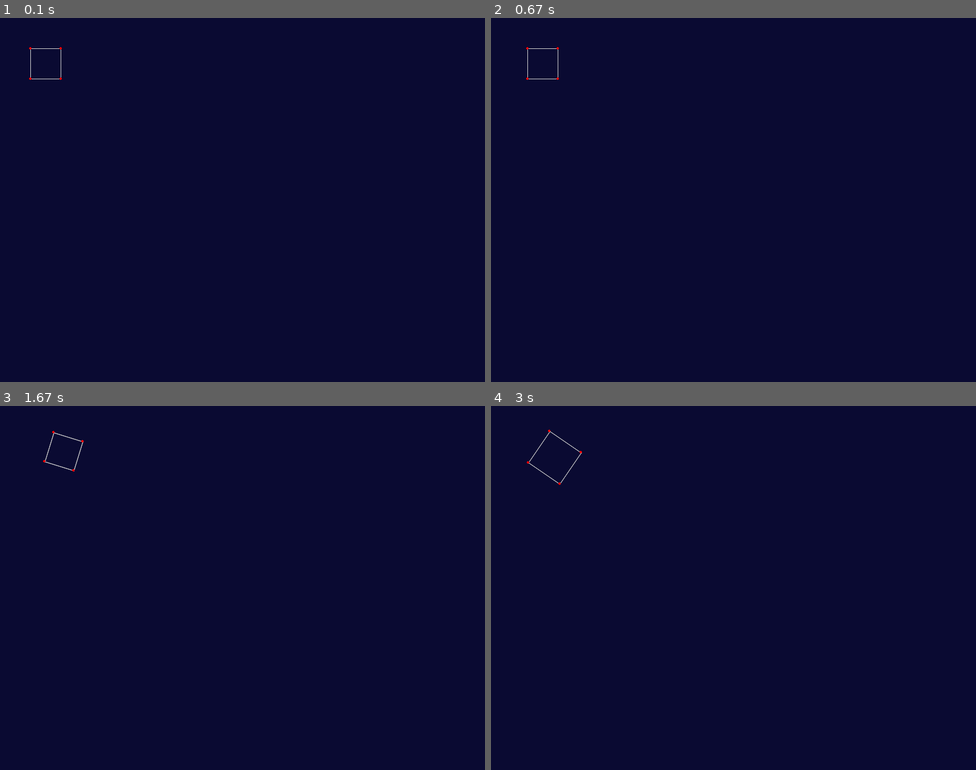
Above: before the commit, frames 1-4 (two rows, left to right).
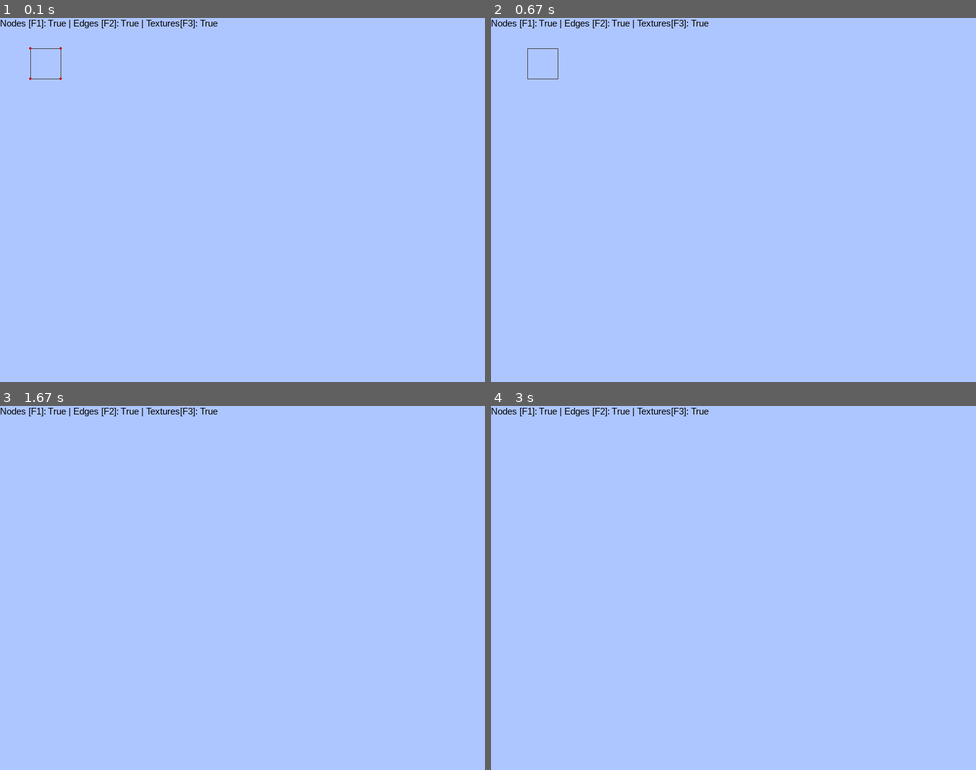
Above: after the commit, the same moments.

Repository: danibt656/pygame3D
Game: pygame game, started from wireframe_display.py
Two runs of this game, one before a commit and one after it. Both use one fixed random seed, a clock stepped at 60 frames per second and the inputs below.
Inputs:
- Up to frame 1 (0.1 s): no input
- Up to frame 2 (0.67 s): hold F1 from 0.33 s (still down); hold D from 0.33 s (still down)
- Up to frame 3 (1.67 s): release F1 at 0.8 s; release D at 0.8 s; hold F2 0.83-1.3 s; hold D 0.83-1.3 s; tap X at 0.9, 1.2, 1.4 s; tap Space at 0.98 s; hold F3 from 1.33 s (still down); hold D from 1.33 s (still down); tap Shift at 1.48 s
- Up to frame 4 (3 s): tap X at 1.7, 2.4, 2.7 s; release F3 at 1.8 s; release D at 1.8 s; hold W 2.33-2.8 s; tap Space at 2.48 s

The runs differ from the first frame. In frame 1, 100% of the frame differs, in the area x 0-100%, y 0-100%; in frame 2, 100%; in frame 3, 100%; in frame 4, 100%.

Commit message:
Added debug info on-screen | Next step: get textures running

Diff:
--- a/wireframe_display.py
+++ b/wireframe_display.py
@@ -3,6 +3,14 @@
 import numpy as np
 
 
+# Color constants
+BG_COLOR = (174, 198, 255)
+NODE_COLOR = (204, 0, 0)
+EDGE_COLOR = (64, 64, 64)
+FACE_COLOR = (0, 255, 0)
+TEXT_COLOR = (0, 0, 0)
+
+# Key press functions
 KEY_TO_FUNCTION = {
     # Movement
     pg.K_a: (lambda x: x.translateAll([-10, 0, 0])),
@@ -18,7 +26,12 @@
     pg.K_f: (lambda x: x.rotateAll('Y',  0.1)),
     pg.K_g: (lambda x: x.rotateAll('Y', -0.1)),
     pg.K_z: (lambda x: x.rotateAll('Z',  0.1)),
-    pg.K_x: (lambda x: x.rotateAll('Z', -0.1))
+    pg.K_x: (lambda x: x.rotateAll('Z', -0.1)),
+
+    # Debug controls
+    pg.K_F1: (lambda x: (x.setDisplayNodes(not x.displayNodes))),
+    pg.K_F2: (lambda x: (x.setDisplayEdges(not x.displayEdges))),
+    pg.K_F3: (lambda x: (x.setDisplayTextures(not x.displayTextures)))
 }
 
 class ProjectionViewer:
@@ -27,18 +40,38 @@
     """
 
     def __init__(self, width, height):
+        # Basic window setup
         self.width = width
         self.height = height
         self.screen = pg.display.set_mode((width, height))
         pg.display.set_caption('Wireframe Display')
-        self.background = (10, 10, 50)
+        self.background = BG_COLOR
 
+        # Various display options
         self.wireframes = {}
         self.displayNodes = True
         self.displayEdges = True
-        self.nodeColor = (255, 0, 0)
-        self.edgeColor = (200, 200, 200)
+        self.displayTextures = True
+        self.nodeColor = NODE_COLOR
+        self.edgeColor = EDGE_COLOR
         self.nodeRadius = 2
+
+        # Set up the text
+        self.help_text = f"Nodes [F1]: {self.displayNodes} | Edges [F2]: {self.displayEdges} | Textures[F3]: {self.displayTextures}"
+        pg.font.init()
+        font = pg.font.SysFont('Arial', 15)
+        self.textSurface = font.render(self.help_text, True, TEXT_COLOR)
+        self.textRect = self.textSurface.get_rect()
+
+    # For debugging
+    def setDisplayNodes(self, d):
+        self.displayNodes = d
+
+    def setDisplayEdges(self, d):
+        self.displayEdges = d
+
+    def setDisplayTextures(self, d):
+        self.displayTextures = d
 
     def run(self):
         """
@@ -68,6 +101,8 @@
         Draw the wireframes on the screen
         """
         self.screen.fill(self.background)
+
+        self.screen.blit(self.textSurface, self.textRect)
 
         for wireframe in self.wireframes.values():
             if self.displayEdges:
